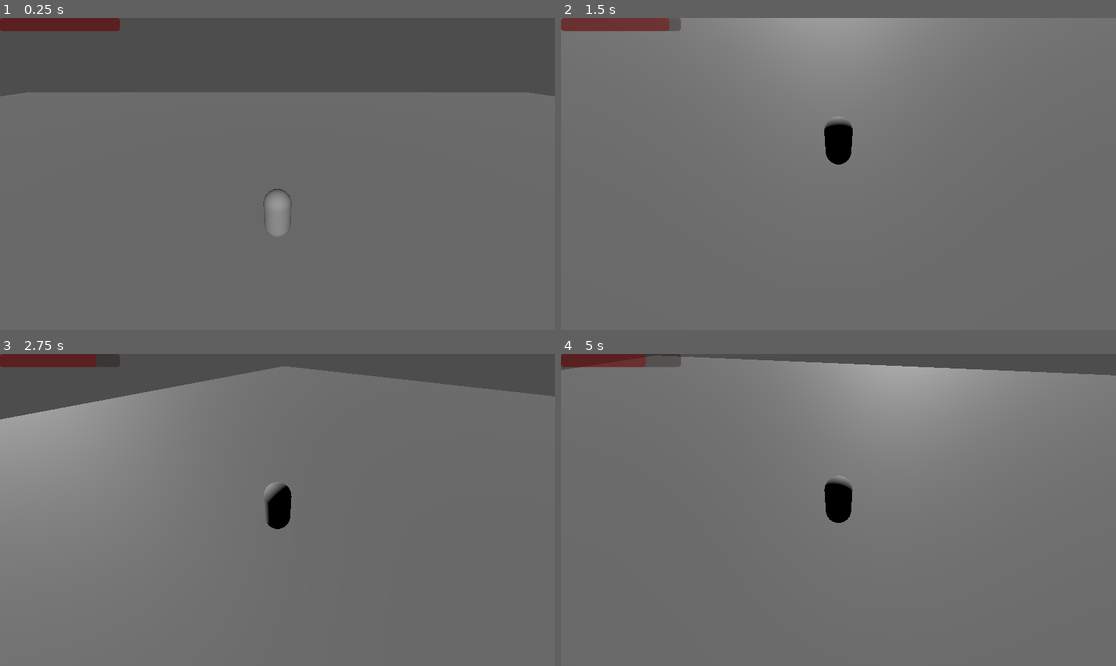
Above: before the commit, frames 1-4 (two rows, left to right).
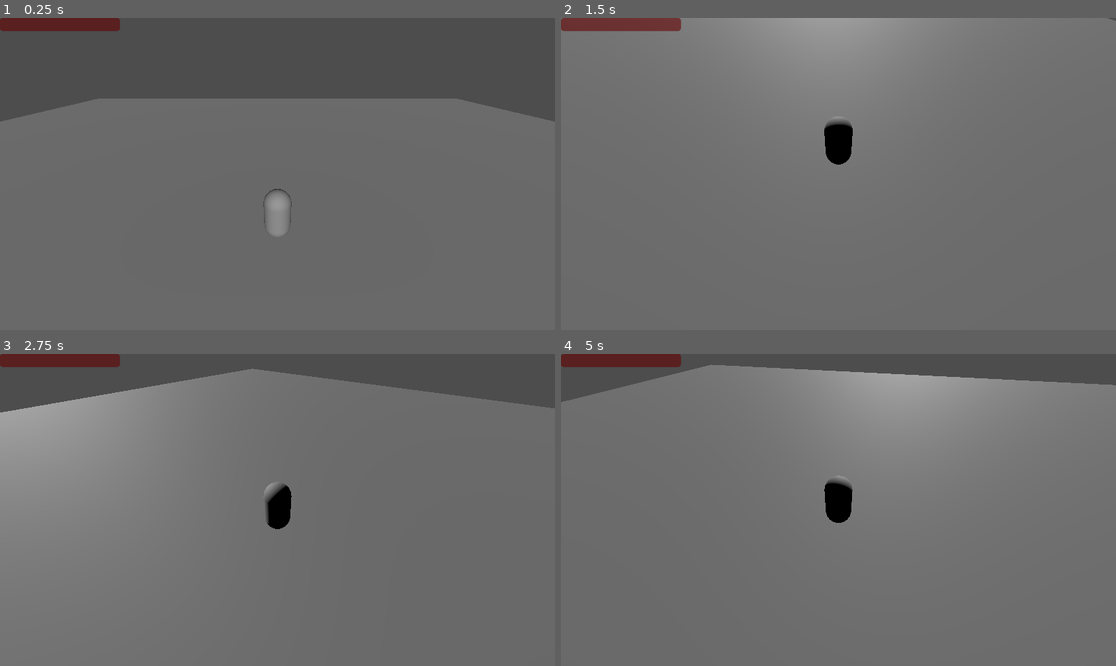
Above: after the commit, the same moments.

Repository: MikaelVV/Fortuna
Game: Godot game, scene res://Scenes/Main01.tscn
Same seed, same stepped clock (60 frames per second), same inputs: the game is played once before the commit and once after it.
Inputs (mouse positions are in pixels of both pictures, inside the frame that each line leads up to):
- Up to frame 1 (0.25 s): no input
- Up to frame 2 (1.5 s): tap Enter (ui_accept) at 0.5, 0.77, 1.25 s; move the mouse to (960, 158) at 0.52 s; click (960, 158) at 0.6 s; move the mouse to (810, 174) at 1.27 s; click (810, 174) at 1.35 s
- Up to frame 3 (2.75 s): tap Enter (ui_accept) at 1.52, 2 s; move the mouse to (288, 503) at 2.02 s; click (288, 503) at 2.1 s
- Up to frame 4 (5 s): move the mouse to (832, 516) at 2.77 s; click (832, 516) at 2.85 s; tap Enter (ui_accept) at 3.02, 3.5, 3.77, 4.25, 4.52 s; move the mouse to (877, 513) at 3.52 s; click (877, 513) at 3.6 s; move the mouse to (794, 506) at 4.27 s; click (794, 506) at 4.35 s

The runs differ from the first frame. In frame 1, 3.3% of the frame differs, in the area x 0-100%, y 23-34%; in frame 2, 0.1%; in frame 3, 2.4%; in frame 4, 3.8%, in the area x 0-100%, y 0-16%.
Error after the commit: Invalid call. Nonexistent function 'intersact_ray' in base 'GodotPhysicsDirectSpaceState3D'. (res://Scripts/PlayerController.gd:45)

Commit message:
Making point & click movement to player

Diff:
--- a/Scenes/Main01.tscn
+++ b/Scenes/Main01.tscn
@@ -1,24 +1,32 @@
-[gd_scene load_steps=4 format=3 uid="uid://kwqale4t5srm"]
+[gd_scene load_steps=5 format=3 uid="uid://kwqale4t5srm"]
 
 [ext_resource type="PackedScene" uid="uid://dm3mv3bm00ji" path="res://Scenes/player.tscn" id="1_4nac1"]
-[ext_resource type="Script" path="res://Scripts/PlayerController.gd" id="2_t7bqj"]
 
-[sub_resource type="BoxShape3D" id="BoxShape3D_fjroh"]
+[sub_resource type="NavigationMesh" id="NavigationMesh_6p03x"]
+vertices = PackedVector3Array(-29.5, 0.2165, -29.5, -29.5, 0.2165, 29.5, 29.5, 0.2165, 29.5, 29.5, 0.2165, -29.5)
+polygons = [PackedInt32Array(3, 2, 0), PackedInt32Array(0, 2, 1)]
+cell_height = 0.02
+
+[sub_resource type="BoxMesh" id="BoxMesh_x61n6"]
+
+[sub_resource type="BoxShape3D" id="BoxShape3D_16i7l"]
 
 [node name="Main01" type="Node3D"]
 
 [node name="Player" parent="." instance=ExtResource("1_4nac1")]
-transform = Transform3D(1, 0, 0, 0, 1, 0, 0, 0, 1, 0, 0.870371, 0)
-script = ExtResource("2_t7bqj")
+transform = Transform3D(1, 0, 0, 0, 1, 0, 0, 0, 1, 0, 0.393109, 0)
 
 [node name="DirectionalLight3D" type="DirectionalLight3D" parent="."]
 transform = Transform3D(1, 0, 0, 0, 0.87451, 0.485008, 0, -0.485008, 0.87451, 0, 23.4912, 30.2568)
 
-[node name="Ground" type="StaticBody3D" parent="."]
-transform = Transform3D(4.85507, 0, 0, 0, 1, 0, 0, 0, 2.41136, 0, 0, 0)
+[node name="NavigationRegion3D" type="NavigationRegion3D" parent="."]
+navigation_mesh = SubResource("NavigationMesh_6p03x")
 
-[node name="CollisionShape3D" type="CollisionShape3D" parent="Ground"]
-shape = SubResource("BoxShape3D_fjroh")
+[node name="MeshInstance3D" type="MeshInstance3D" parent="NavigationRegion3D"]
+transform = Transform3D(60, 0, 0, 0, 0.367, 0, 0, 0, 60, 0, 0, 0)
+mesh = SubResource("BoxMesh_x61n6")
 
-[node name="CSGBox3D" type="CSGBox3D" parent="Ground"]
-transform = Transform3D(20, 0, 0, 0, 1, 0, 0, 0, 30, 0, 0, 0)
+[node name="StaticBody3D" type="StaticBody3D" parent="NavigationRegion3D/MeshInstance3D"]
+
+[node name="CollisionShape3D" type="CollisionShape3D" parent="NavigationRegion3D/MeshInstance3D/StaticBody3D"]
+shape = SubResource("BoxShape3D_16i7l")
--- a/Scenes/player.tscn
+++ b/Scenes/player.tscn
@@ -28,3 +28,5 @@
 [node name="CollisionShape3D" type="CollisionShape3D" parent="."]
 transform = Transform3D(1, 0, 0, 0, 1, 0, 0, 0, 1, 0, 0.859997, 0)
 shape = SubResource("CapsuleShape3D_5tnka")
+
+[node name="NavigationAgent3D" type="NavigationAgent3D" parent="."]
--- a/Scripts/PlayerController.gd
+++ b/Scripts/PlayerController.gd
@@ -16,6 +16,7 @@
 @export var JUMP_VELOCITY = 6
 
 # Määritellään pelaajan health, pivot ja camera variablet.
+@onready var navigationAgent := $NavigationAgent3D
 @onready var health = max_health : set = _set_health
 @onready var HealthBar := $Pivot/Camera3D/HealthBar
 @onready var pivot := $Pivot
@@ -28,6 +29,21 @@
 func _ready() -> void:
 	HealthBar.max_value = max_health
 	_set_heatlhbar()
+
+func _input(event):
+	if Input.is_action_just_pressed("MoveToLocation"):
+		var mousePosition = get_viewport().get_mouse_position()
+		var rayLength = 150
+		var fromPosition = camera.project_ray_origin(mousePosition)
+		var toPosition = fromPosition + camera.project_ray_origin(mousePosition) * rayLength
+		var space = get_world_3d().direct_space_state
+		var rayQuery = PhysicsRayQueryParameters3D.new()
+
+		rayQuery.from = fromPosition
+		rayQuery.to = toPosition
+
+		var result = space.intersact_ray(rayQuery)
+		print(result)
 
 # Function "kuuntelee" kaikkia inputteja, joka tässä tapauksessa on hiiri.
 # ja määrittelee hiiren liikkuvuuden kameran kanssa.
@@ -52,17 +68,6 @@
 		velocity.y = JUMP_VELOCITY
 		damage()
 
-	# Määritellään pelaajan suunta inputit. Näitä voi lisäillä, kun menee Project -> Project Settings ja Input Map.
-	var input_dir = Input.get_vector("move_left", "move_right", "move_forward", "move_back")
-	var direction = (pivot.transform.basis * Vector3(input_dir.x, 0, input_dir.y)).normalized()
-	if direction:
-		velocity.x = direction.x * SPEED
-		velocity.z = direction.z * SPEED
-	else:
-		velocity.x = move_toward(velocity.x, 0, SPEED)
-		velocity.z = move_toward(velocity.z, 0, SPEED)
-
-	move_and_slide()
 
 
 #Pelaaja ottaa vahinkoa kun osuu collideriin samas layeris kun vihollinen
--- a/project.godot
+++ b/project.godot
@@ -18,3 +18,11 @@
 [dotnet]
 
 project/assembly_name="Fortuna"
+
+[input]
+
+MoveToLocation={
+"deadzone": 0.5,
+"events": [Object(InputEventMouseButton,"resource_local_to_scene":false,"resource_name":"","device":-1,"window_id":0,"alt_pressed":false,"shift_pressed":false,"ctrl_pressed":false,"meta_pressed":false,"button_mask":1,"position":Vector2(127, 16),"global_position":Vector2(131, 57),"factor":1.0,"button_index":1,"canceled":false,"pressed":true,"double_click":false,"script":null)
+]
+}
